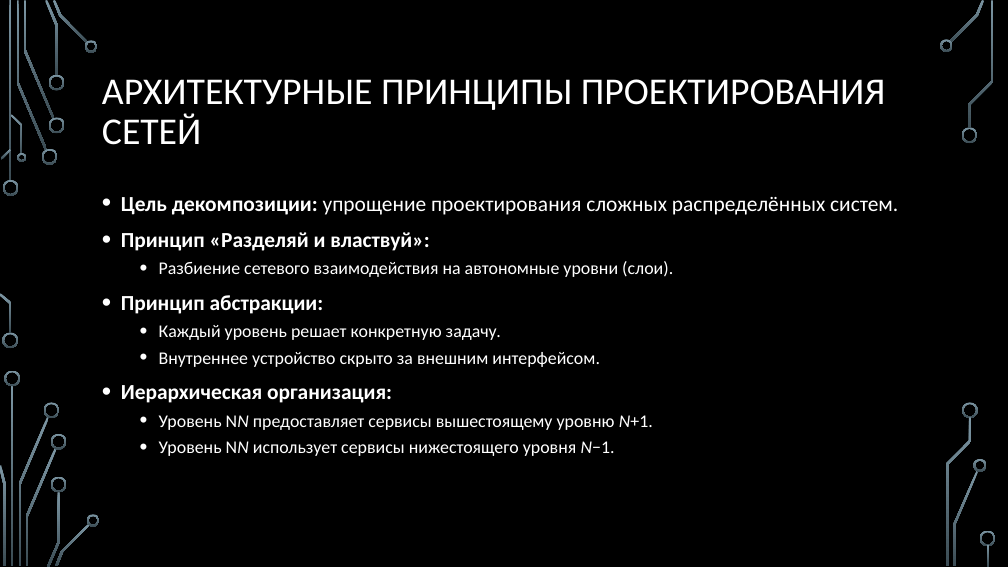
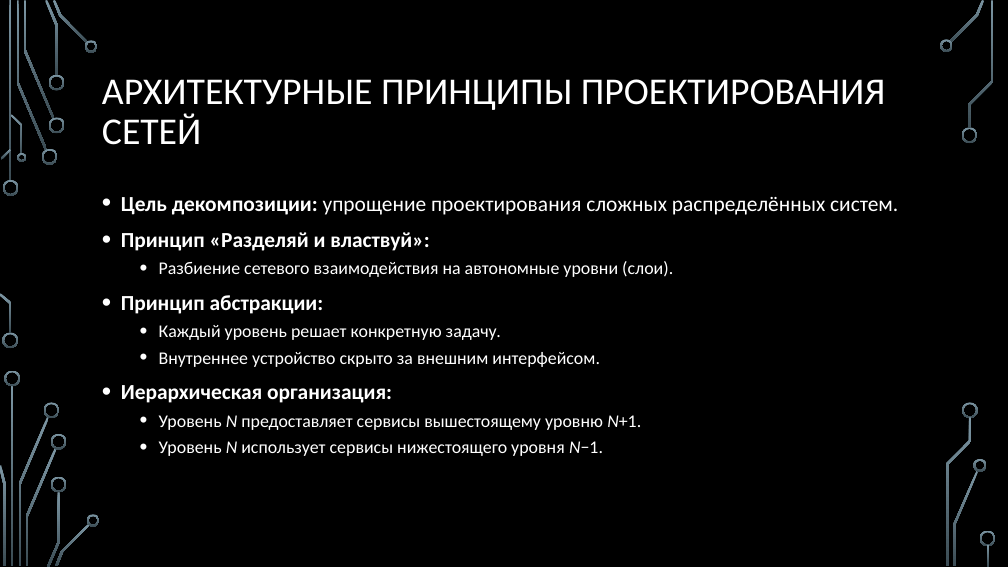
Before and after one commit to nhtgale/itn, a slide deck: slide 2 of 1.3 Architecture/1.3 Architecture.pptx. Drawn at 1008x567 pixels with LibreOffice and Linux fonts; fonts in the diff are those of the drawing; background and template pictures are left out. Boxes give left, top, right and bottom in pixels: in the first picture for what was removed or moved away, otherwise in the second. Text is boxed around its words. In the diff, an @@ line names an element or a change of style, - is before the commit and + after.

```diff
--- a/1.3 Architecture/1.3 Architecture.pptx
+++ b/1.3 Architecture/1.3 Architecture.pptx
@@ text at <box>159,415,641,456</box>: text changed @@
-  • Уровень NN предоставляет сервисы вышестоящему уровню N+1.
-  • Уровень NN использует сервисы нижестоящего уровня N−1.
+  • Уровень N предоставляет сервисы вышестоящему уровню N+1.
+  • Уровень N использует сервисы нижестоящего уровня N−1.
```
Also in this commit, not shown: 2 slides added, 2 other files.
